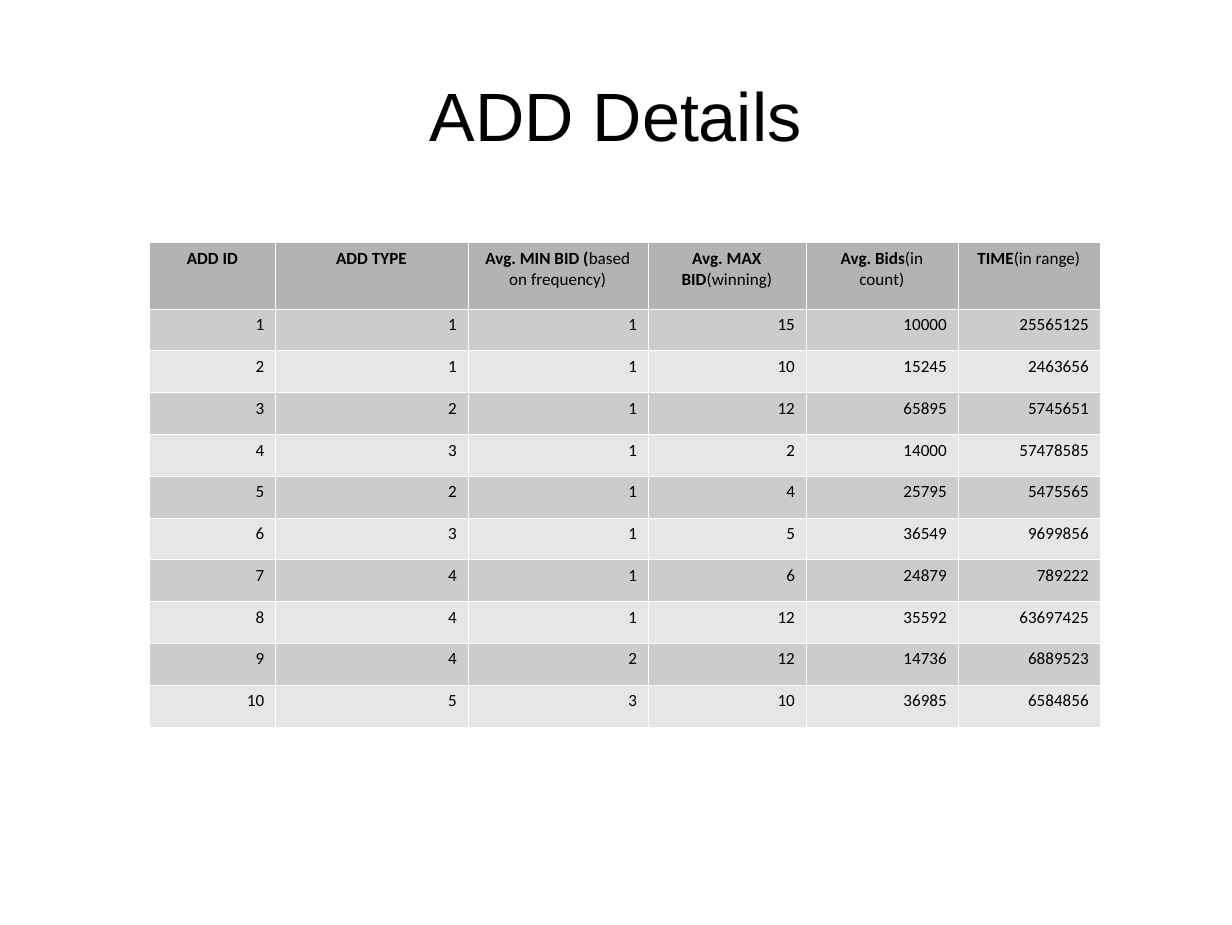
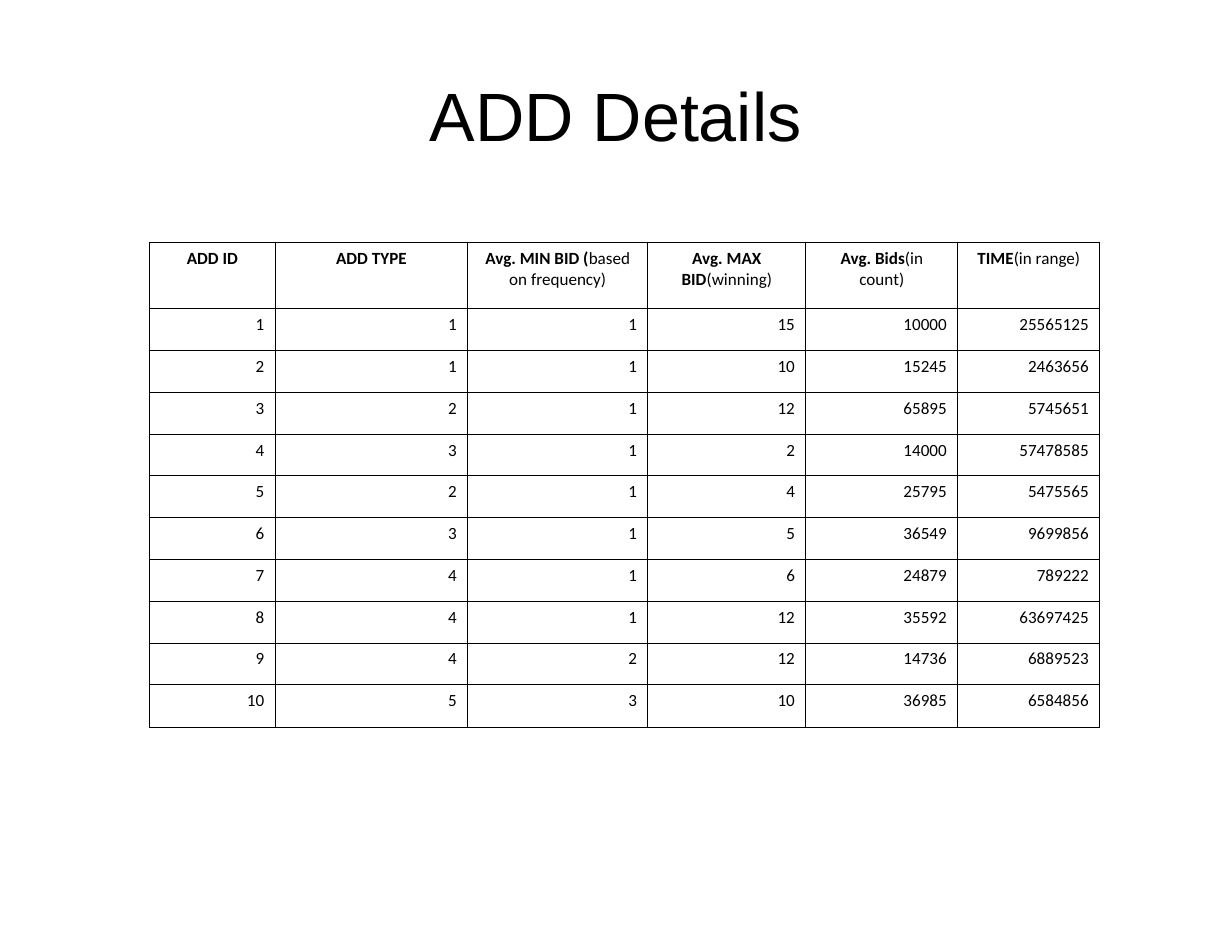
Before and after one commit to abhishek-ch/evolveML, a slide deck: slide 10 of data/smaato.odp (slide 8 before the commit). Drawn at 1232x925 pixels with LibreOffice and Linux fonts; fonts in the diff are those of the drawing. Boxes give left, top, right and bottom in pixels: in the first picture for what was removed or moved away, otherwise in the second. Text is boxed around its words. In the diff, an @@ line names an element or a change of style, - is before the commit and + after.

Commit message:
updated Spark usage details

```diff
--- a/data/smaato.odp
+++ b/data/smaato.odp
@@ table at bbox=[150, 241, 1100, 726] @@
@@ fill #B3B3B3 to none in row 1 @@
@@ fill #CCCCCC to none in 30 cells @@
@@ fill #E6E6E6 to none in 30 cells @@
@@ borders changed @@
```
Also in this commit, not shown: 5 other slides changed, 2 slides added.
